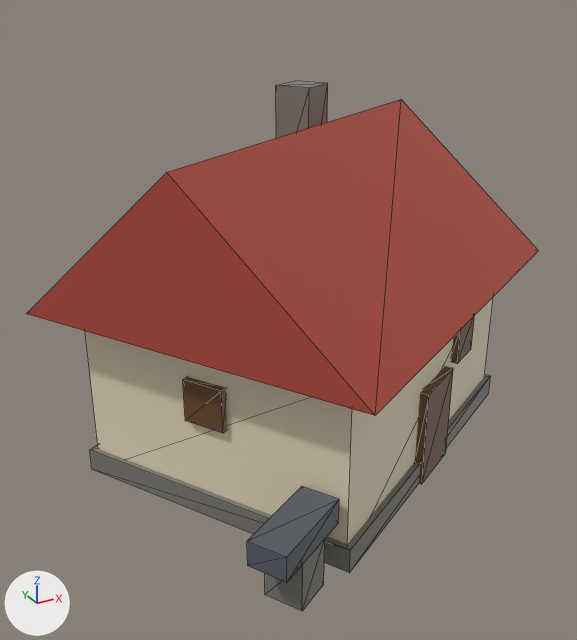
The glTF model art/models/building_19.glb as it was, and as the next commit left it.
Rendered twice from a 50 mm lens placed at (-0.657, -1.124, 0.793), pointed at (-0.047, -0.015, 0.239). The lights are fixed; the arrows at lower left show +X, +Y and +Z. The picture after the commit comes second. Mesh edges are drawn as thin lines. Vertices at exactly the same position are counted once.

Script lines for the objects in view, before the commit:
```python
me_building_19 = bpy.data.meshes.new('building_19')
me_building_19.from_pydata(...)  # 94 vertices, 140 faces; spans x -0.462..0.462, y -0.44..0.44, z 0.0..0.6
me_building_19.materials.append(mat_defaultmaterial)
ob_building_19 = bpy.data.objects.new('building_19', me_building_19)
ob_building_19.location = (0.0, 0.0, 0.0)
```
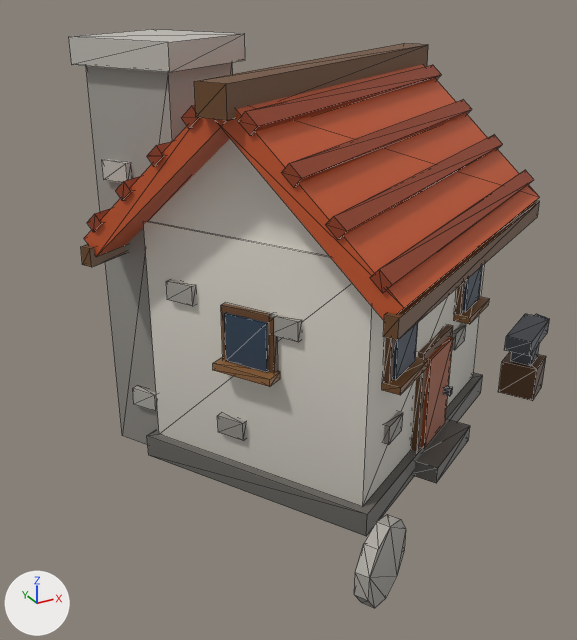
Changed parts and their boxes [x1, y1, x2, y2] in the pictures (577 x 640 px; the box of a moved part takes in the faces that stretch with it):
'building_19', reshaped (9% taller): before [27, 81, 538, 611]; after [69, 29, 550, 608]
part 1 of me_building_19, moved or reshaped: before [85, 297, 493, 544]; after [143, 221, 485, 506]
part 2 of me_building_19, moved or reshaped: before [451, 315, 475, 364]; after [383, 412, 403, 445]
part 3 of me_building_19, moved or reshaped (not visible afterwards): before [265, 539, 325, 611]
part 4 of me_building_19, rebuilt (16% narrower, 18% shorter): before [90, 375, 491, 573]; after [147, 373, 483, 536]
part 5 of me_building_19, rebuilt (37% narrower, 19% shorter): before [27, 99, 538, 415]; after [217, 64, 539, 320]
part 6 of me_building_19, deleted: before [183, 81, 339, 582]
part 7 of me_building_19, reshaped: before [415, 367, 453, 484]; after [69, 29, 550, 483]
part 8 of me_building_19, added: after [354, 515, 406, 608]

Edits to the bpy script that builds the scene:
```text
Change me_building_19:
    used by ob_building_19; location = (0.0, 0.0, 0.0)
    remove me_building_19.from_pydata(...)  # 94 vertices, 140 faces; spans x -0.462..0.462, y -0.44..0.44, z 0.0..0.6
    add me_building_19.from_pydata(...)  # 408 vertices, 616 faces; spans x -0.367..0.579, y -0.476..0.397, z 0.0..0.7
    me_building_19 part 1: the loose piece of 8 vertices spanning x -0.38..0.38, y -0.358..0.358, z 0.0..0.3 is scaled about its middle by (0.833, 0.833, 1.3), then moved by (0.045, 0.003, 0.085)
    me_building_19 part 2: the loose piece of 8 vertices spanning x 0.192..0.26, y -0.175..-0.127, z 0.165..0.235 is scaled about its middle by (0.716, 0.725, 0.457), then moved by (-0.218, -0.102, -0.066)
    me_building_19 part 3: the loose piece of 8 vertices spanning x -0.27..-0.188, y -0.404..-0.322, z 0.0..0.08 is scaled about its middle by (0.333, 0.333, 0.875), then moved by (0.085, -0.067, -0.005)
    me_building_19 part 4: the loose piece of 8 vertices spanning x -0.393..0.393, y -0.372..0.372, z 0.0..0.04 is rebuilt with 8 vertices and now spans x -0.292..0.382, y -0.316..0.321, z 0.0..0.04
    me_building_19 part 5: the loose piece of 6 vertices spanning x -0.462..0.462, y -0.44..0.44, z 0.3..0.56 is rebuilt with 8 vertices and now spans x -0.23..0.449, y -0.388..0.168, z 0.38..0.641
    me_building_19 part 6: 6 loose pieces with 48 vertices, spanning x -0.305..0.351, y -0.424..0.242, z 0.079..0.6, are deleted
    me_building_19 part 7: 8 vertices removed from x 0.07..0.175, y -0.248..-0.176, z 0.0..0.17; 348 vertices added at x -0.367..0.579, y -0.391..0.397, z 0.0..0.7
    me_building_19 part 8: 20 vertices added at x -0.194..-0.085, y -0.476..-0.401, z 0.01..0.13
```
